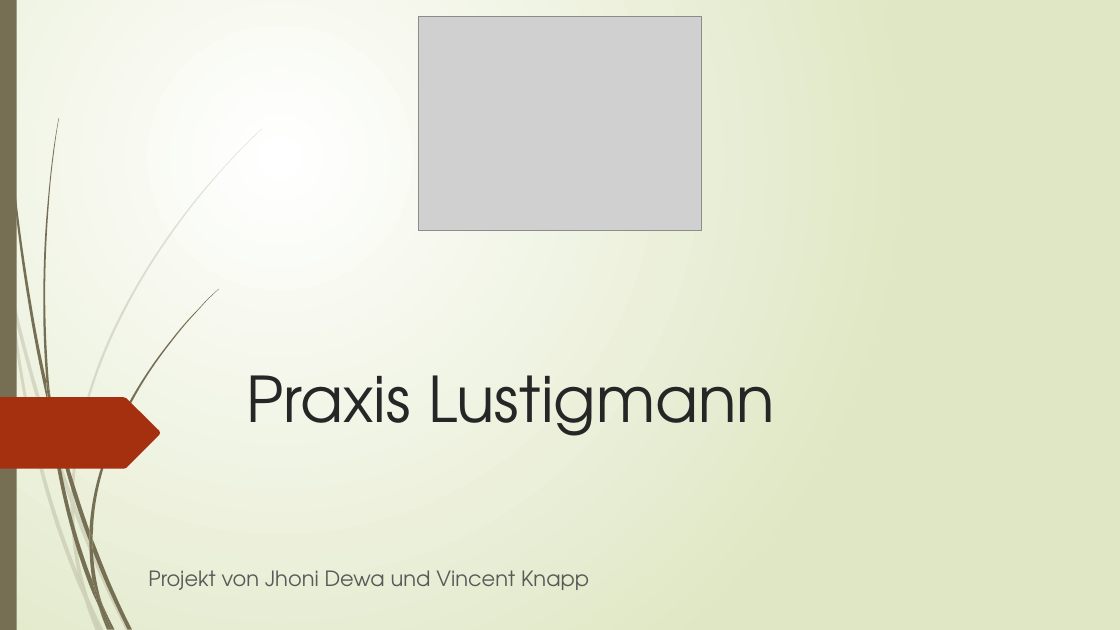
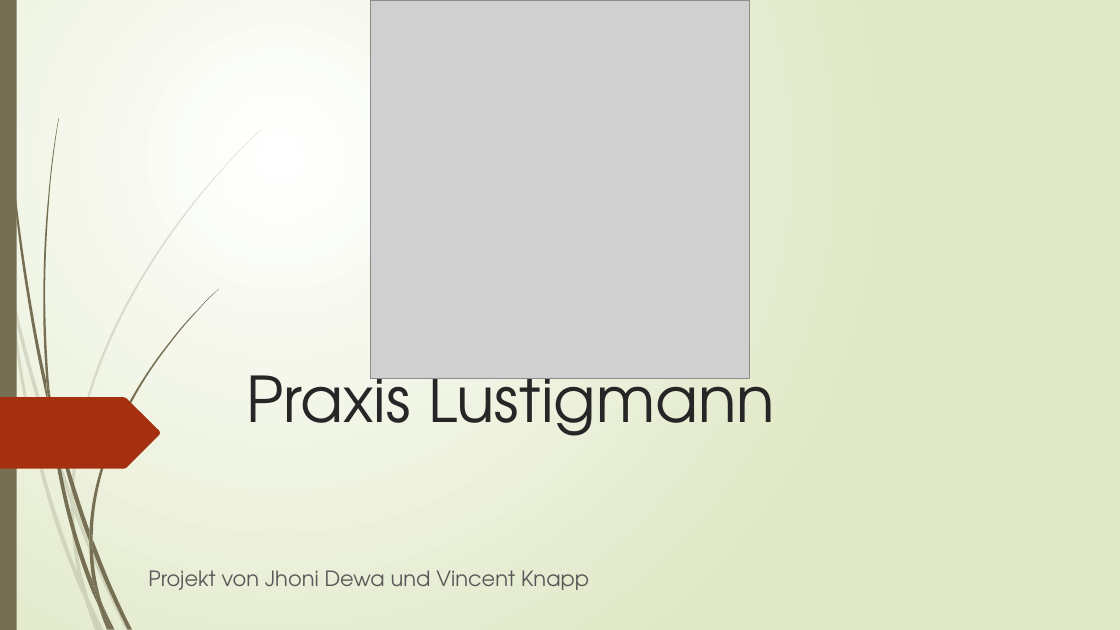
Before and after one commit to nextemo/VerwaltungPatientdaten, a slide deck: slide 1 of Praxis Lustigmann.pptx. Drawn at 1120x630 pixels with LibreOffice and Linux fonts; fonts in the diff are those of the drawing; grey boxes stand for pictures; background and template pictures are left out. Boxes give left, top, right and bottom in pixels: in the first picture for what was removed or moved away, otherwise in the second. Text is boxed around its words. In the diff, an @@ line names an element or a change of style, - is before the commit and + after.

Commit message:
Anpassung Master

```diff
--- a/Praxis Lustigmann.pptx
+++ b/Praxis Lustigmann.pptx
@@ picture added at (x1=371, y1=0, x2=749, y2=378) @@
@@ picture removed at (x1=418, y1=17, x2=702, y2=231) @@
```
